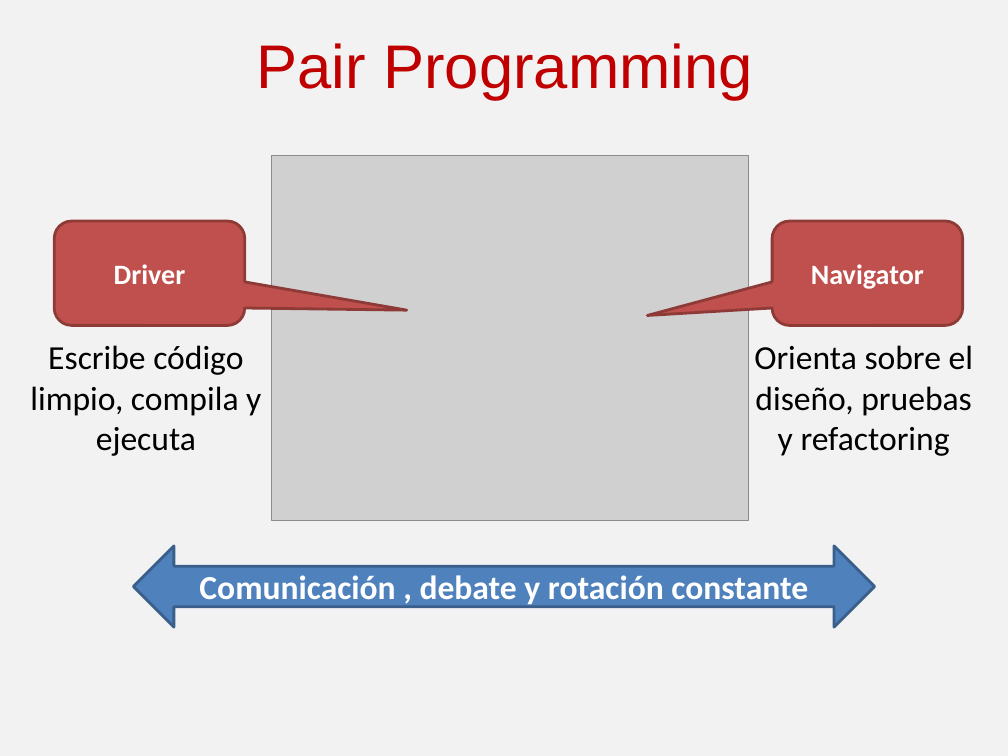
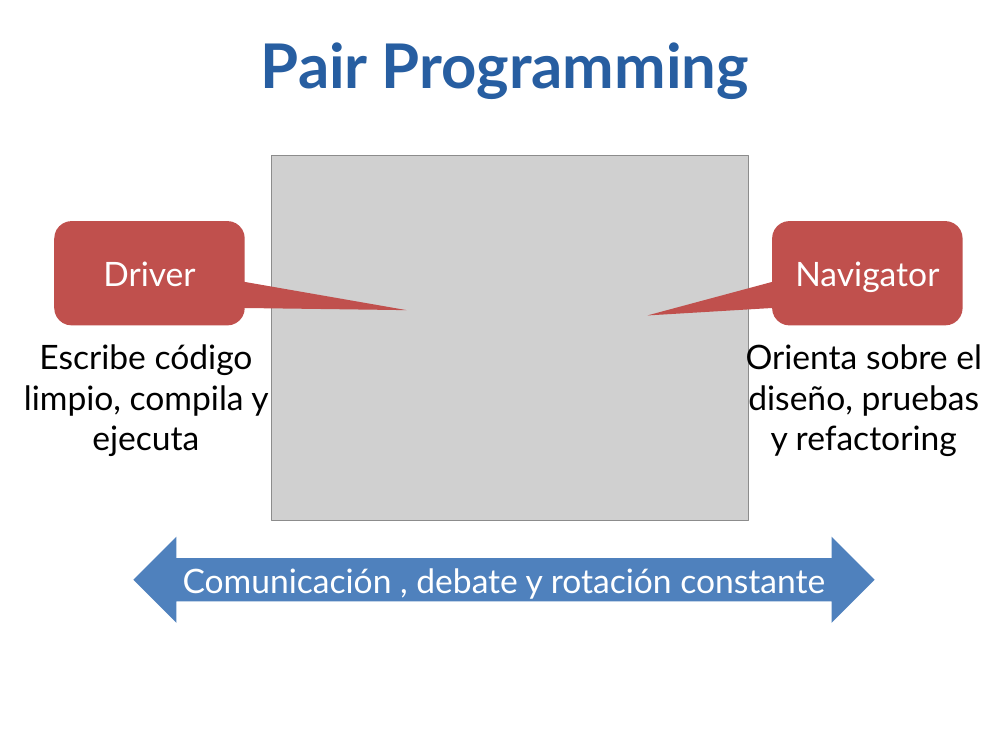
Before and after one commit to angelnunezsalazar/Coding-Dojo, a slide deck: slide 6 of Randori/Coding Dojo.pptx. Drawn at 1008x756 pixels with LibreOffice and Linux fonts; fonts in the diff are those of the drawing; grey boxes stand for pictures. Boxes give left, top, right and bottom in pixels: in the first picture for what was removed or moved away, otherwise in the second. Text is boxed around its words. In the diff, an @@ line names an element or a change of style, - is before the commit and + after.

```diff
--- a/Randori/Coding Dojo.pptx
+++ b/Randori/Coding Dojo.pptx
@@ background #F2F2F2 to #FFFFFF @@
@@ title "Pair Programming" at [261, 42, 749, 99]: font Arial to Lato, text colour #C00000 to #275EA1, bold on @@
@@ rounded speech box "Driver" at [54, 221, 245, 326]: size 20 to 24 pt, font Calibri to Lato, bold off; outline #8E3B39 2 pt to none @@
@@ rounded speech box "Navigator" at [772, 221, 963, 326]: size 20 to 24 pt, font Calibri to Lato, bold off; outline #8E3B39 2 pt to none @@
@@ text "Escribe código limpio, compila y ..." at [24, 344, 268, 456]: font Calibri to Lato @@
@@ text "Orienta sobre el diseño, pruebas ..." at [746, 341, 982, 456]: font Calibri to Lato @@
@@ left right arrow "Comunicación , debate y rotación ...": place and size @@
-left right arrow "Comunicación , debate y rotación ..." at [133, 546, 874, 628]
+left right arrow "Comunicación , debate y rotación ..." at [133, 536, 874, 622]
@@ left right arrow "Comunicación , debate y rotación ..." at [133, 536, 874, 622]: font Calibri to Lato, bold off; outline #3A5F8C 2 pt to none @@
```
Also in this commit, not shown: 9 other slides changed, 1 slide added, 2 slides removed, 1 other file.
